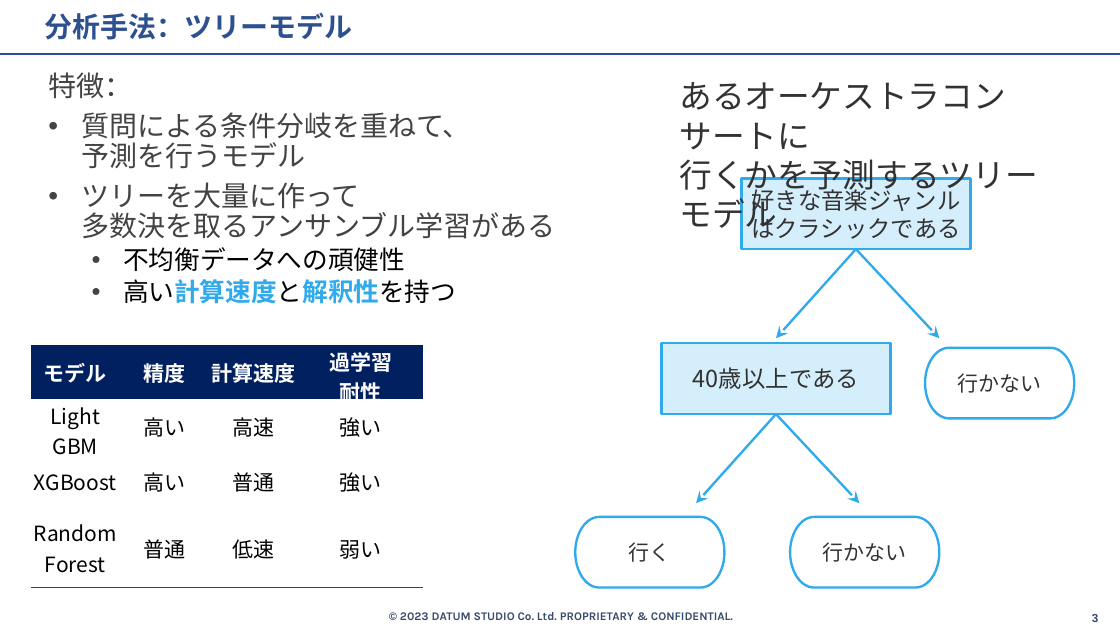
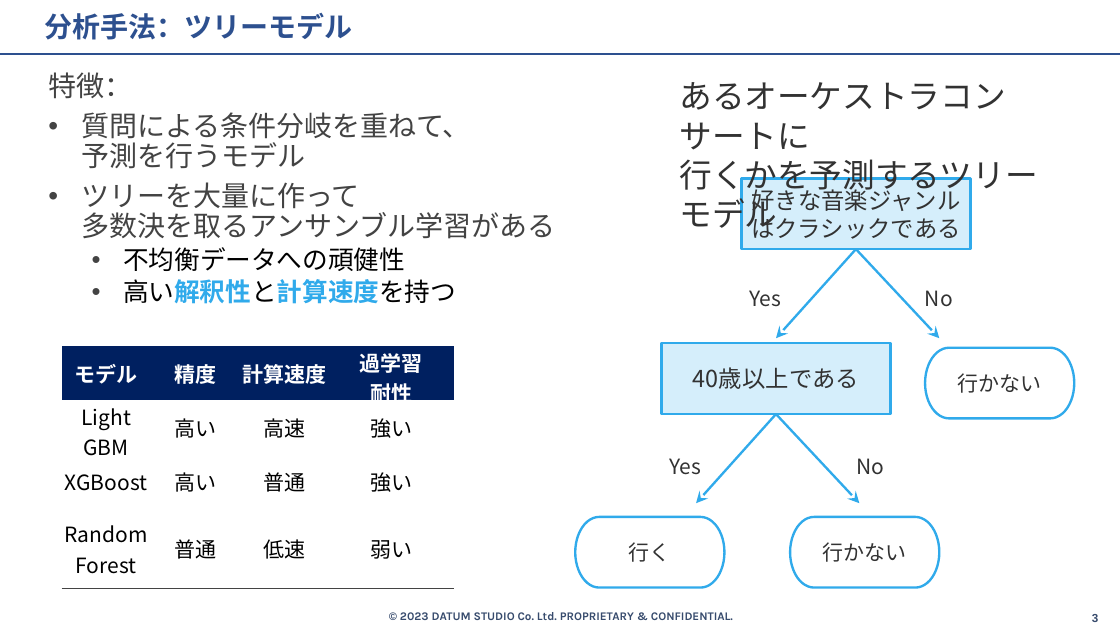
Before and after one commit to beuxor/ensyu_integrated, a slide deck: slide 3 of slides/NOBUSUE_Ryuku_Titanic.pptx. Drawn at 1120x630 pixels with LibreOffice and Linux fonts; fonts in the diff are those of the drawing. Boxes give left, top, right and bottom in pixels: in the first picture for what was removed or moved away, otherwise in the second. Text is boxed around its words. In the diff, an @@ line names an element or a change of style, - is before the commit and + after.

```diff
--- a/slides/NOBUSUE_Ryuku_Titanic.pptx
+++ b/slides/NOBUSUE_Ryuku_Titanic.pptx
@@ text at <box>123,279,456,304</box>: text changed @@
-  • 高い計算速度と解釈性を持つ
+  • 高い解釈性と計算速度を持つ
@@ text added at <box>750,290,782,307</box>, 18 pt, text #323232 @@
+Yes
@@ text added at <box>925,290,953,307</box>, 18 pt, text #323232 @@
+No
@@ table: place and size @@
-table at <box>31,345,423,588</box>
+table at <box>61,346,454,589</box>
@@ text added at <box>670,458,702,475</box>, 18 pt, text #323232 @@
+Yes
@@ text added at <box>856,458,884,475</box>, 18 pt, text #323232 @@
+No
```
Also in this commit, not shown: 11 other slides changed, 8 slides added, 6 other files.
